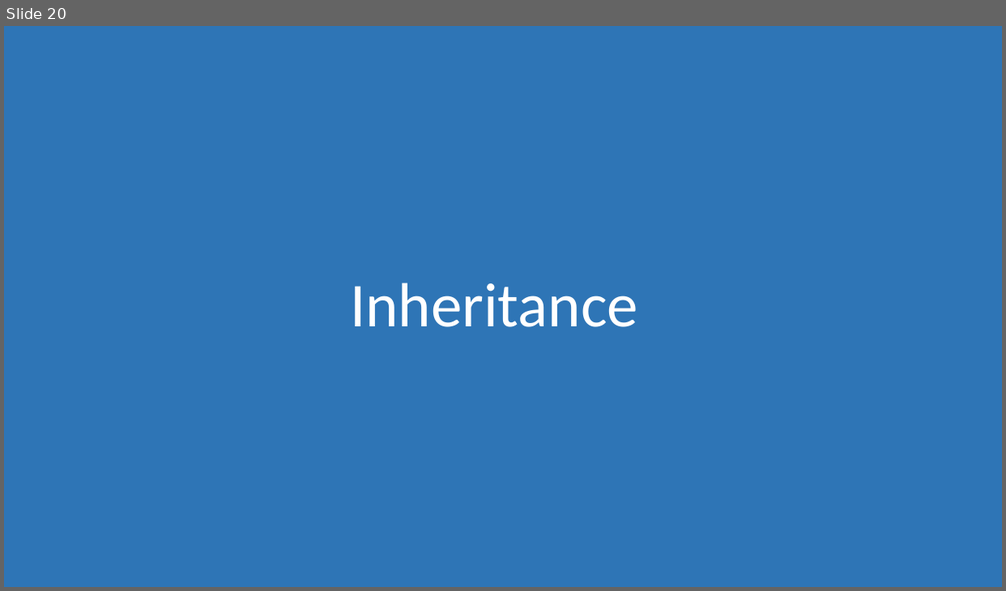
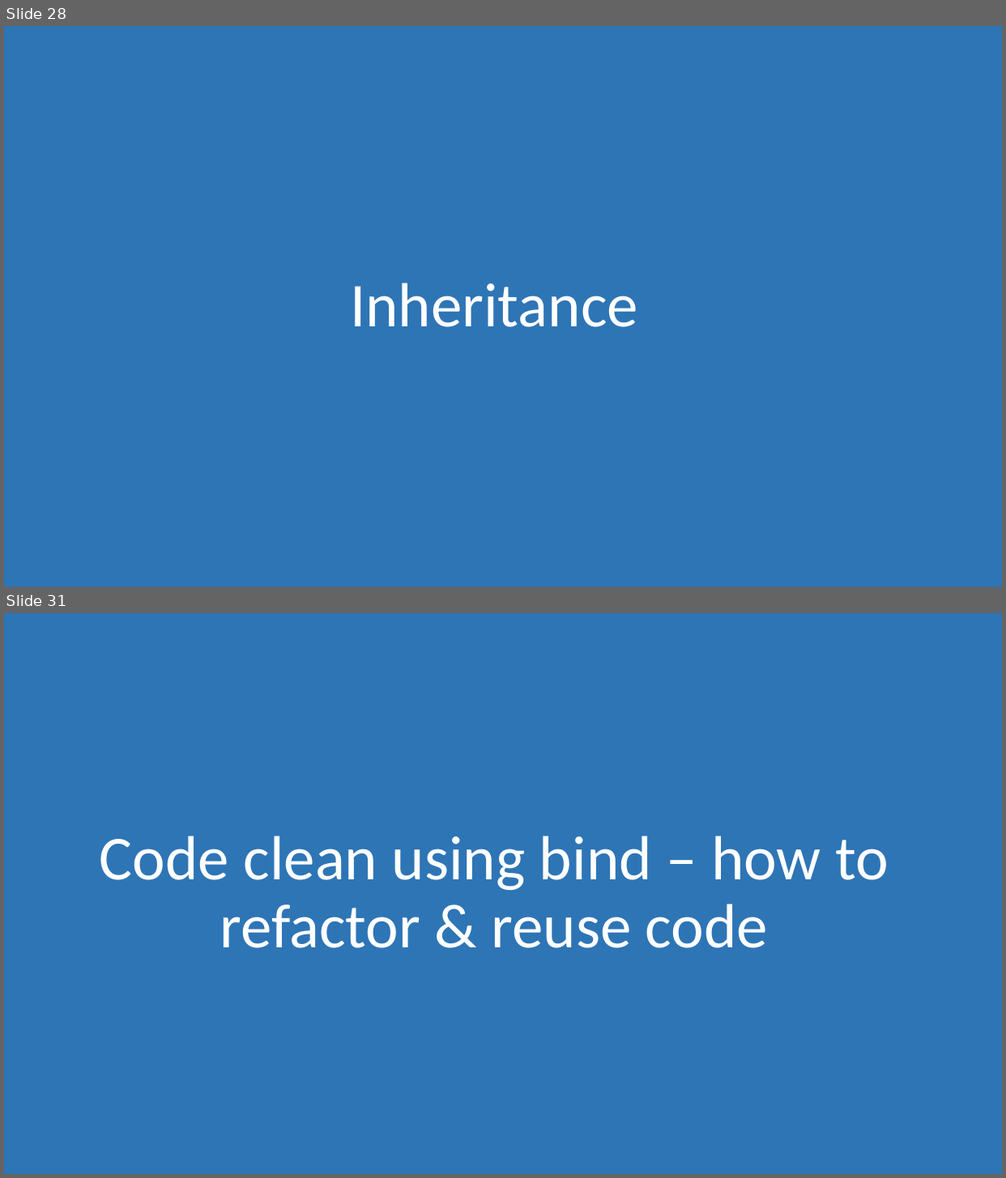
Before and after one commit to morkkis/PWD, a slide deck: presentations/chapter-1/Practical Web Dev.pptx. Shown one above the other, each under a label of ours: slide 20 before the commit, slides 28 and 31 after it; the slides between them are not shown. The pictures are 1006x591 and 1006x1178 pixels, drawn with LibreOffice and Linux fonts; fonts in the diff are those of the drawing. Boxes give left, top, right and bottom in pixels: in the first picture for what was removed or moved away, otherwise in the second. Text is boxed around its words. In the diff, an @@ line names an element or a change of style, - is before the commit and + after.

```diff
--- a/presentations/chapter-1/Practical Web Dev.pptx
+++ b/presentations/chapter-1/Practical Web Dev.pptx
@@ slide 31 added at (4,613,1002,1174), background #FFFFFF @@
@@ rectangle added at (4,613,1002,1174), fill #2E75B6 @@
@@ title added at (100,836,889,948), 60 pt, text #FFFFFF @@
+Code clean using bind – how to refactor & reuse code
@@ what was slide 20 is now slide 28 @@
```
Also in this commit, not shown: 3 slides changed, 26 other slides added, 17 slides removed, 7 other files.
